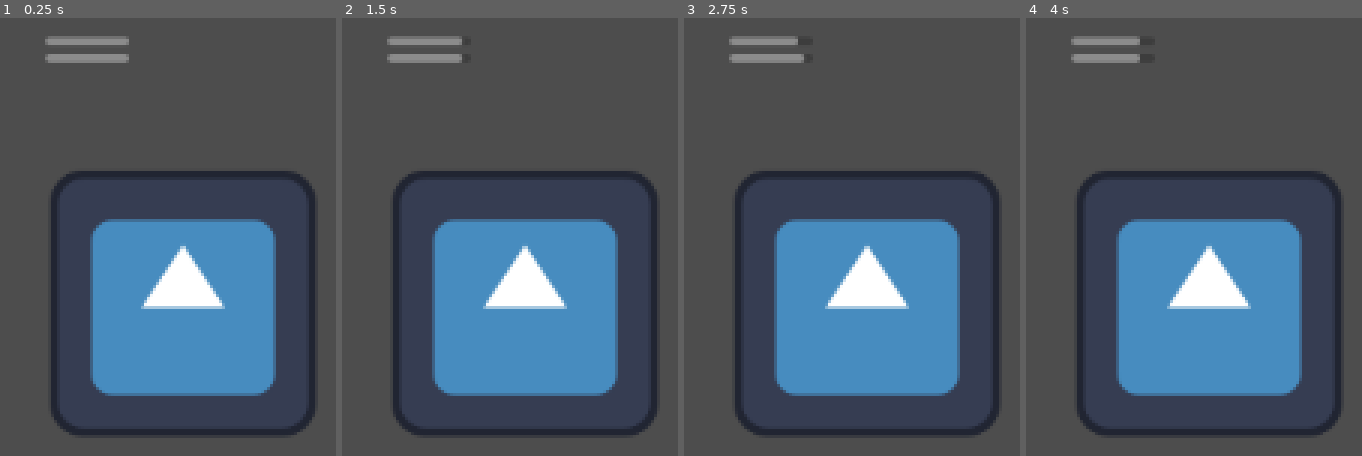
Above: before the commit, frames 1-4 (left to right).
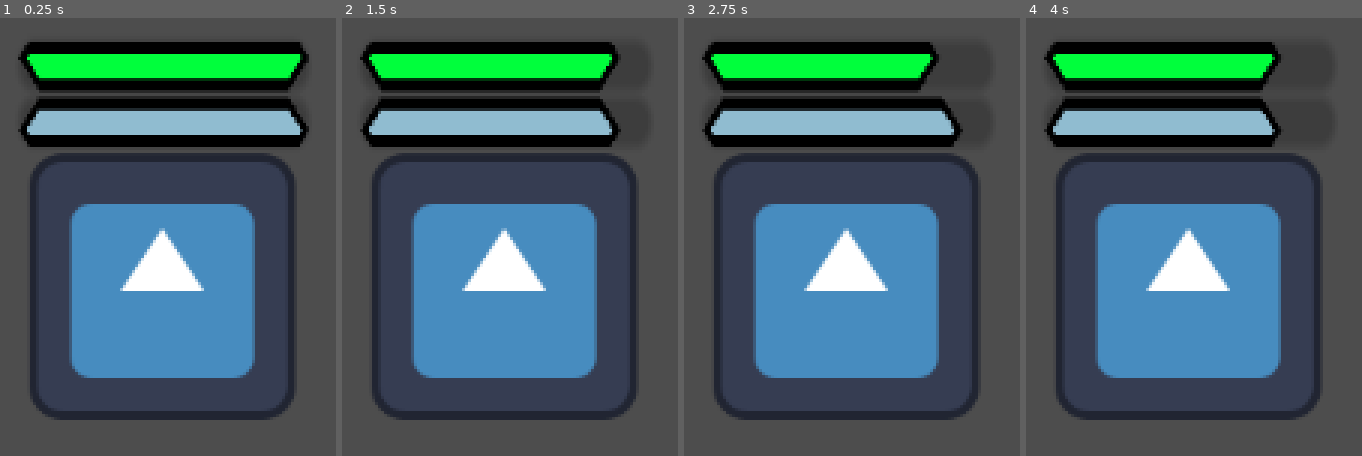
Above: after the commit, the same moments.

Repository: IrsyadNafie/GitExercise-G022
Game: Godot game, scene res://control.tscn
Two runs of this game, one before a commit and one after it. Both use one fixed random seed, a clock stepped at 60 frames per second and the inputs below. The engine's default icon, where the game draws it, is replaced by a stand-in: a white triangle on a blue panel in a dark square.
Inputs:
- Up to frame 1 (0.25 s): no input
- Up to frame 2 (1.5 s): tap Enter at 0.5 s; hold Up (ui_up) 0.53-1.28 s; tap Space at 1.25 s; hold Down (ui_down) from 1.28 s (still down)
- Up to frame 3 (2.75 s): tap Enter at 2 s; release Down (ui_down) at 2.03 s; hold Up (ui_up) from 2.03 s (still down)
- Up to frame 4 (4 s): tap Space at 2.75 s; tap Enter at 3.5 s; release Up (ui_up) at 3.53 s; hold Down (ui_down) from 3.53 s (still down)

The runs differ from the first frame. In frame 1, 42% of the frame differs, in the area x 5-94%, y 4-96%; in frame 2, 39%; in frame 3, 39%; in frame 4, 38%.

Commit message:
SP/BAR update

Diff:
--- a/control.gd
+++ b/control.gd
@@ -1,8 +1,7 @@
 extends Control
 
-@onready var hp_bar = $VBoxContainer/HPBar
-@onready var sp_bar = $VBoxContainer/SPBar
-
+@onready var hp_bar = $HPBar
+@onready var sp_bar = $SPBar
 func update_hp(current_hp, max_hp):
 	hp_bar.max_value = max_hp
 	hp_bar.value = current_hp
--- a/control.tscn
+++ b/control.tscn
@@ -3,44 +3,77 @@
 [ext_resource type="Texture2D" uid="uid://ddxmxgyyfy8mn" path="res://icon.svg" id="1_0fbet"]
 [ext_resource type="Script" uid="uid://3m6e7iskiw8v" path="res://control.gd" id="2_62e2m"]
 
+[sub_resource type="StyleBoxFlat" id="StyleBoxFlat_qtu10"]
+bg_color = Color(0, 1, 0.23529412, 1)
+border_width_left = 1
+border_width_top = 1
+border_width_right = 1
+border_width_bottom = 1
+border_color = Color(0, 0, 0, 1)
+corner_radius_top_left = 3
+corner_radius_top_right = 3
+corner_radius_bottom_right = 6
+corner_radius_bottom_left = 6
+corner_detail = 1
+anti_aliasing = false
+
+[sub_resource type="StyleBoxFlat" id="StyleBoxFlat_62e2m"]
+bg_color = Color(0.5662547, 0.7385063, 0.8171331, 1)
+border_width_left = 1
+border_width_top = 1
+border_width_right = 1
+border_width_bottom = 1
+border_color = Color(0, 0, 0, 1)
+corner_radius_top_left = 6
+corner_radius_top_right = 6
+corner_radius_bottom_right = 3
+corner_radius_bottom_left = 3
+corner_detail = 1
+anti_aliasing = false
+
 [node name="CanvasLayer" type="CanvasLayer" unique_id=1626845871]
 
 [node name="Node" type="Node" parent="." unique_id=1580275602]
-
-[node name="Icon" type="Sprite2D" parent="." unique_id=889369376]
-position = Vector2(1005, 348)
-texture = ExtResource("1_0fbet")
 
 [node name="BattleUI" type="Control" parent="." unique_id=731373505]
 layout_mode = 3
 anchors_preset = 15
 anchor_right = 1.0
 anchor_bottom = 1.0
+offset_left = -7.0
+offset_top = -7.0
+offset_right = -7.0
+offset_bottom = -7.0
 grow_horizontal = 2
 grow_vertical = 2
 script = ExtResource("2_62e2m")
 
-[node name="VBoxContainer" type="VBoxContainer" parent="BattleUI" unique_id=317636213]
-layout_mode = 1
-anchors_preset = 2
-anchor_top = 1.0
-anchor_bottom = 1.0
-offset_left = 939.0
-offset_top = -428.0
-offset_right = 979.0
-offset_bottom = -370.0
-grow_vertical = 0
+[node name="Icon" type="Sprite2D" parent="BattleUI" unique_id=889369376]
+position = Vector2(1002, 347)
+texture = ExtResource("1_0fbet")
 
-[node name="HPBar" type="ProgressBar" parent="BattleUI/VBoxContainer" unique_id=1021747278]
-layout_mode = 2
-theme_override_colors/font_color = Color(0, 0.8153955, 0, 1)
+[node name="HPBar" type="ProgressBar" parent="BattleUI" unique_id=1549539151]
+layout_mode = 0
+offset_left = 933.00006
+offset_top = 229.0
+offset_right = 971.00006
+offset_bottom = 233.0
+scale = Vector2(3.6730995, 5.8853974)
+theme_override_colors/font_color = Color(0, 0.6313726, 0.9490196, 1)
+theme_override_styles/fill = SubResource("StyleBoxFlat_qtu10")
 max_value = 10.0
 value = 10.0
 show_percentage = false
 
-[node name="SPBar" type="ProgressBar" parent="BattleUI/VBoxContainer" unique_id=1806566675]
-layout_mode = 2
+[node name="SPBar" type="ProgressBar" parent="BattleUI" unique_id=1806566675]
+layout_mode = 0
+offset_left = 933.0
+offset_top = 256.0
+offset_right = 971.0
+offset_bottom = 260.0
+scale = Vector2(3.6730995, 5.8853974)
 theme_override_colors/font_color = Color(0, 0.6313726, 0.9490196, 1)
+theme_override_styles/fill = SubResource("StyleBoxFlat_62e2m")
 max_value = 10.0
 value = 10.0
 show_percentage = false
